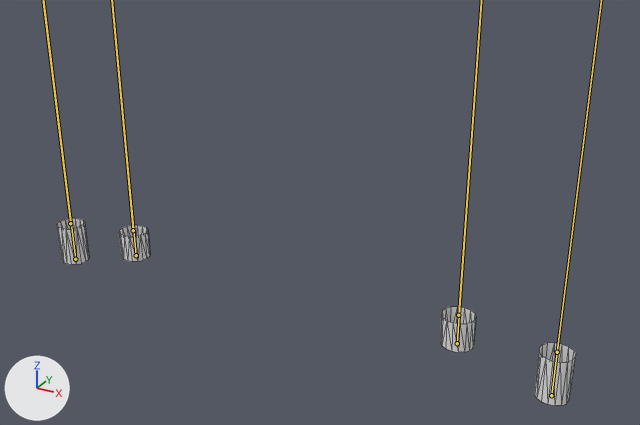
The glTF model models/lights_colums.glb as it was, and as the next commit left it.
Before and after are seen from a 50 mm lens placed at (34.8, -32.2, 41.1), pointed at (3.2, 25.3, 12.3). Arrows for +X, +Y and +Z are at lower left; the lights stay in place. Both versions are drawn at frame 18 of the action 'Beat_V02'; the numbers are the values there. The bones that bend it are drawn over the model as lines. Mesh edges are drawn as thin lines.
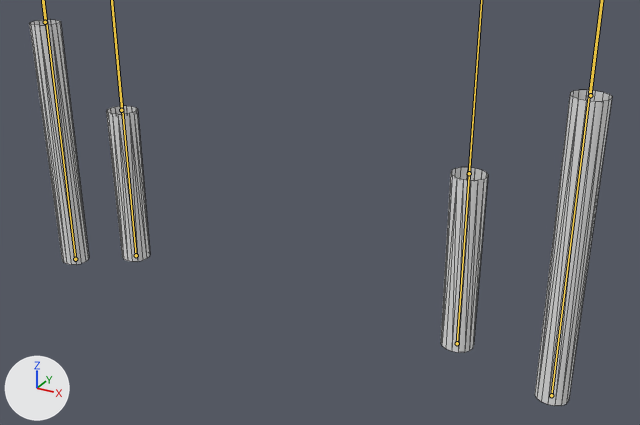
Location of each change, (x1, y1, x2, y2) in pixels of the pictures (640 x 425 px):
'Cylinder.023', posed (12% wider, 105% taller): before (56, 218, 576, 406); after (29, 20, 612, 406)

The edits, one by one:
Bone 'B_01_B_L' (bone_b_01_b_l) moves from (-0.01, 2.52, 0.0) to (-0.1, 21.72, 0.0).
Bone 'B_03_B_L' (bone_b_03_b_l) moves from (0.0, 1.25, 0.0) to (-0.03, 12.74, 0.0).
Bone 'B_01_B_R' (bone_b_01_b_r) moves from (0.01, 2.52, 0.0) to (0.1, 21.72, 0.0).
Bone 'B_03_B_R' (bone_b_03_b_r) moves from (0.0, 1.25, 0.0) to (0.03, 12.74, 0.0).
